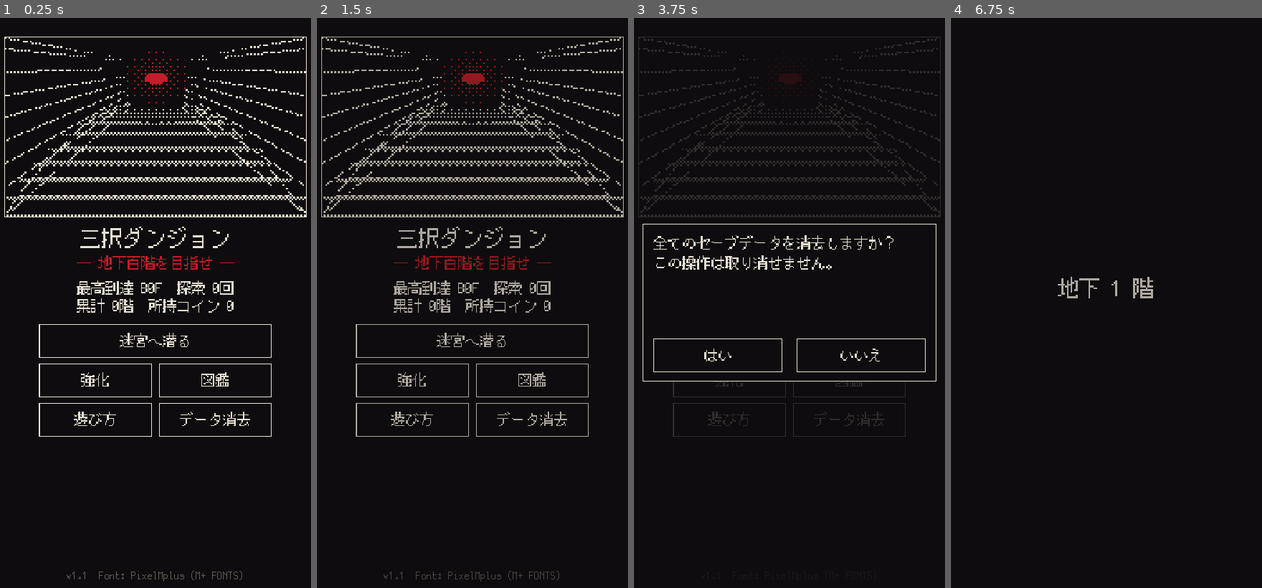
Above: before the commit, frames 1-4 (left to right).
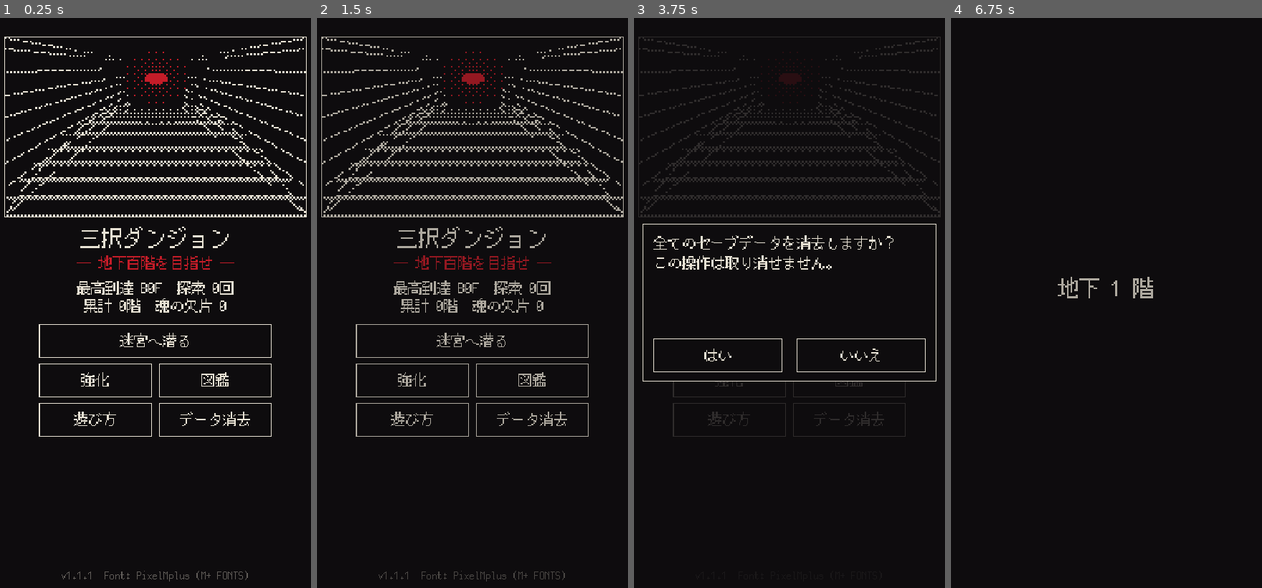
Above: after the commit, the same moments.

Repository: yashimapixel/ThreeChoiceDungeon
Game: Godot game, scene res://scenes/main.tscn
Two runs of this game, one before a commit and one after it. Both use one fixed random seed, a clock stepped at 60 frames per second and the inputs below.
Inputs:
- Up to frame 1 (0.25 s): no input
- Up to frame 2 (1.5 s): click "強化" at 0.5 s; click "戻る" at 1.25 s
- Up to frame 3 (3.75 s): click "遊び方" at 2 s; click "戻る" at 2.75 s; click "データ消去" at 3.5 s
- Up to frame 4 (6.75 s): click "迷宮へ潜る" at 4.25 s; click "図鑑" at 5 s; click "はい" at 5.75 s; click "迷宮へ潜る" at 6.5 s

The runs differ from the first frame. In frame 1, 0.7% of the frame differs, in the area x 19-80%, y 49-99%; in frame 2, 0.7%; in frame 3, less than 0.1%; in frame 4, nothing differs.

Commit message:
v1.1.1: rename carry-over currency from コイン to 魂の欠片
金貨 stays the in-run money; on death the reached depth and leftover
金貨 turn into 魂の欠片, which is spent on upgrades. Help text, shop,
title, game-over screen and README updated (save format unchanged).

Co-Authored-By: Claude Opus 5.5 <noreply@anthropic.com>
Claude-Session: https://claude.ai/code/session_016m3BkCf9SDtuvrgTQU7AfW

Diff:
--- a/project.godot
+++ b/project.godot
@@ -5,7 +5,7 @@
 
 config/name="三択ダンジョン"
 config/description="三つの選択肢で地下百階を目指す、白黒赤のホラーファンタジーRPG"
-config/version="1.1.0"
+config/version="1.1.1"
 run/main_scene="res://scenes/main.tscn"
 config/features=PackedStringArray("4.7", "GL Compatibility")
 config/icon="res://icon.png"
--- a/scripts/main.gd
+++ b/scripts/main.gd
@@ -414,7 +414,7 @@
 	_label(s, "― 地下百階を目指せ ―", Vector2(0, 266), Vector2(SW, 20), FS, R, HORIZONTAL_ALIGNMENT_CENTER)
 	var sv: Dictionary = Game.save
 	_label(s, "最高到達 B%dF　探索 %d回" % [sv["best"], sv["runs"]], Vector2(0, 294), Vector2(SW, 20), FS, W, HORIZONTAL_ALIGNMENT_CENTER)
-	_label(s, "累計 %d階　所持コイン %d" % [sv["total"], sv["coins"]], Vector2(0, 314), Vector2(SW, 20), FS, W, HORIZONTAL_ALIGNMENT_CENTER)
+	_label(s, "累計 %d階　魂の欠片 %d" % [sv["total"], sv["coins"]], Vector2(0, 314), Vector2(SW, 20), FS, W, HORIZONTAL_ALIGNMENT_CENTER)
 	var y := 344
 	if Game.has_run():
 		var r: Dictionary = sv["run"]
@@ -437,7 +437,7 @@
 			show_title()))
 	if sv["cleared"]:
 		_label(s, "★ 踏破済み　無限迷宮 最高 B%dF" % sv["best_endless"], Vector2(0, 596), Vector2(SW, 18), FS_S, R, HORIZONTAL_ALIGNMENT_CENTER)
-	_label(s, "v1.1　Font: PixelMplus (M+ FONTS)", Vector2(0, 618), Vector2(SW, 16), 12, WD, HORIZONTAL_ALIGNMENT_CENTER)
+	_label(s, "v1.1.1　Font: PixelMplus (M+ FONTS)", Vector2(0, 618), Vector2(SW, 16), 12, WD, HORIZONTAL_ALIGNMENT_CENTER)
 
 
 func _start(is_endless: bool) -> void:
@@ -464,7 +464,7 @@
 		"[color=%s]■ 選択[/color]\n各階で出来事が起き、三つの選択肢から一つを選ぶ。［判定］のついた選択は、表示された確率で成否が決まる。確率は今の能力値と所持品で上下する。深く潜るほど出来事は苛烈になる。" % h,
 		"[color=%s]■ 結果の記憶[/color]\n一度見た結果は、選択肢に「成功→肉体-2」のように表示される。\n\n" % h +
 		"[color=%s]■ 所持品[/color]\n〈 〉は所持品が必要な選択肢。所持品をタップすると効果がわかる。薬瓶はタップで使える。\n\n" % h +
-		"[color=%s]■ 死と継承[/color]\n力尽きると、到達した深さに応じてコインを得る。コインで初期能力を強化できる。累計で潜った階数が増えるほど、新たな出来事が解放される。\n\n" % h +
+		"[color=%s]■ 死と継承[/color]\n探索中に拾う金貨は、その探索の中での支払いに使う。力尽きると、到達した深さと残った金貨が「魂の欠片」に換わる。魂の欠片で初期能力を強化できる。累計で潜った階数が増えるほど、新たな出来事が解放される。\n\n" % h +
 		"[color=%s]■ 門番[/color]\n地下25・50・75階には門番が待つ。そして地下100階には――。" % h,
 	]
 	var r := _rich(s, Vector2(16, 52), Vector2(328, 470))
@@ -481,7 +481,7 @@
 func show_shop() -> void:
 	var s := _new_screen("Shop")
 	_label(s, "強化", Vector2(0, 10), Vector2(SW, 30), FS_L, W, HORIZONTAL_ALIGNMENT_CENTER, true)
-	_label(s, "所持コイン %d" % Game.save["coins"], Vector2(0, 44), Vector2(SW, 20), FS, R, HORIZONTAL_ALIGNMENT_CENTER, true)
+	_label(s, "魂の欠片 %d" % Game.save["coins"], Vector2(0, 44), Vector2(SW, 20), FS, R, HORIZONTAL_ALIGNMENT_CENTER, true)
 	var desc := {"b": "傷や戦いに耐える力。", "m": "恐怖や狂気に耐える力。", "f": "幸運と、罠を避ける力。"}
 	var y := 72
 	for st in Game.STATS:
@@ -496,7 +496,7 @@
 		var now := Game.stat_max_base(st)
 		_label(box, "初期値 %d → %d" % [now, now + int(Game.B["stat_per_level"])], Vector2(10, 50), Vector2(316, 20))
 		var cost := Game.upgrade_cost(st)
-		var b := _button(box, "強化する（%dコイン）" % cost, Vector2(10, 76), Vector2(316, 36), func():
+		var b := _button(box, "強化する（魂の欠片 %d）" % cost, Vector2(10, 76), Vector2(316, 36), func():
 			if Game.buy_upgrade(st):
 				sfx.play("good")
 				show_shop())
@@ -860,11 +860,11 @@
 				cause = {"b": "肉体が限界を迎えた", "m": "精神が闇に呑まれた", "f": "運命に見放された"}[st]
 				break
 	_label(s, cause, Vector2(0, 262), Vector2(SW, 20), FS, W, HORIZONTAL_ALIGNMENT_CENTER)
-	var rows := [["到達報酬", str(sum["depth_coins"]), W], ["拾った金貨", str(sum["gold"]), W]]
+	var rows := [["深さの報酬", str(sum["depth_coins"]), W], ["残った金貨", str(sum["gold"]), W]]
 	if sum["bonus"] > 0:
 		rows.append(["踏破ボーナス", str(sum["bonus"]), W])
-	rows.append(["獲得コイン", "+%d" % sum["coins"], R])
-	rows.append(["所持コイン", str(Game.save["coins"]), W])
+	rows.append(["得た魂の欠片", "+%d" % sum["coins"], R])
+	rows.append(["魂の欠片 合計", str(Game.save["coins"]), W])
 	var y := 290
 	for row in rows:
 		_label(s, row[0], Vector2(60, y), Vector2(150, 20), FS, row[2], HORIZONTAL_ALIGNMENT_LEFT, row[2] == R)
--- a/tools/screenshots.gd
+++ b/tools/screenshots.gd
@@ -86,5 +86,8 @@
 	main.show_help()
 	await _wait(0.5)
 	await _shot("10_help")
+	main.show_help(1)
+	await _wait(0.5)
+	await _shot("10b_help2")
 	G.reset_save()
 	quit()
Not shown, changed: export_presets.cfg
Not shown, removed: release/ThreeChoiceDungeon-v1.1.0.apk
Not shown, added: release/ThreeChoiceDungeon-v1.1.1.apk
